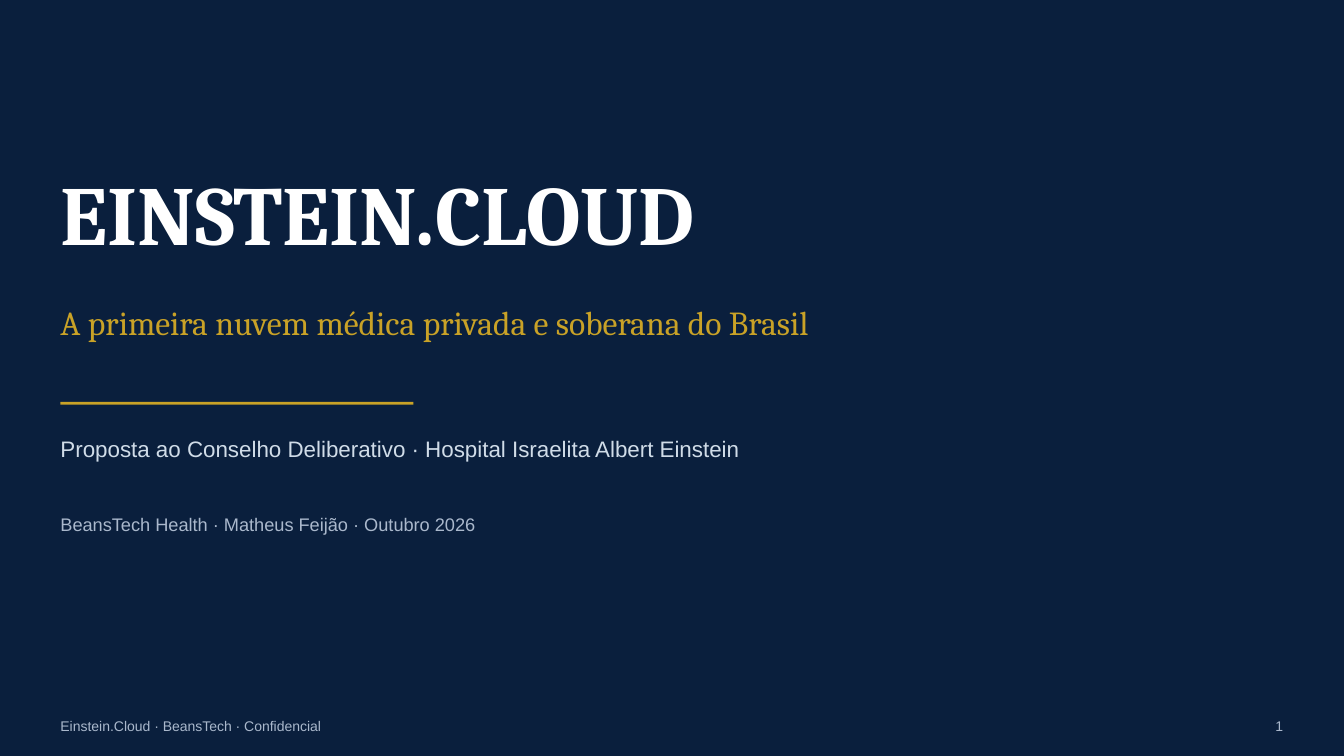
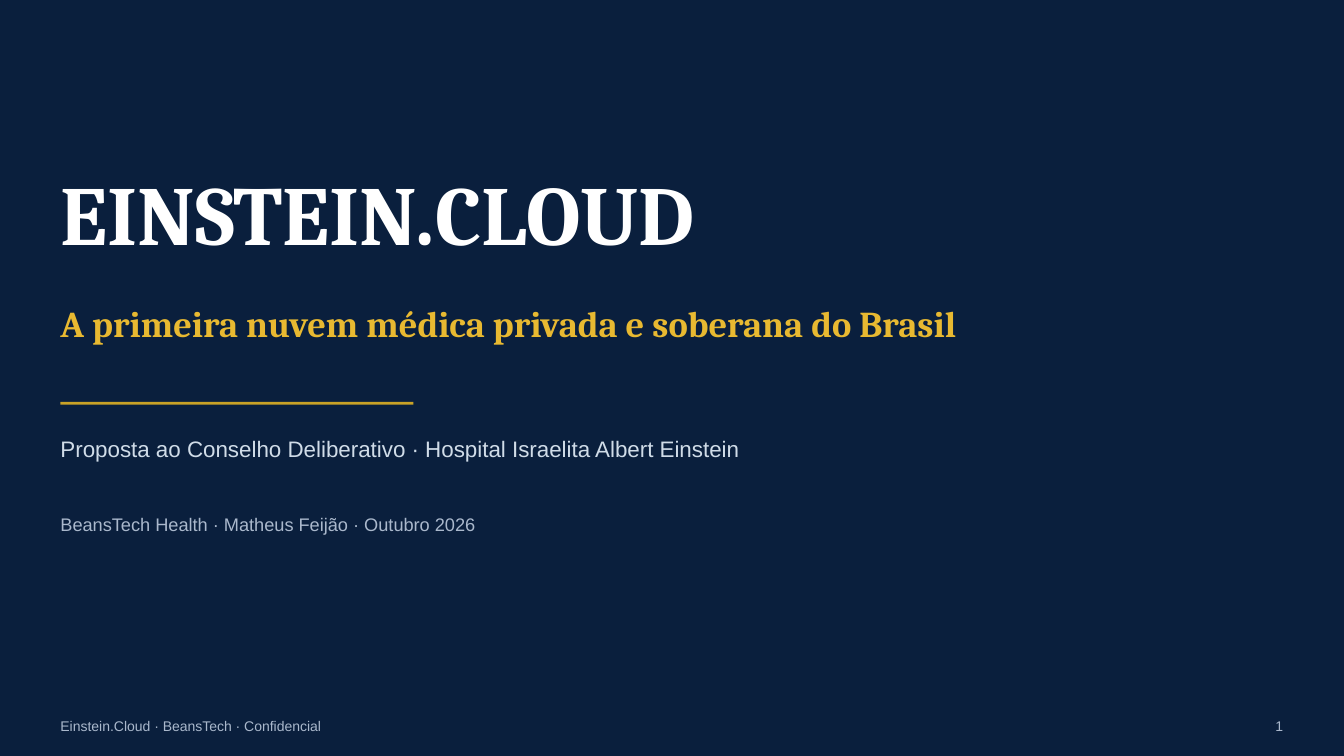
Before and after one commit to beanstechhub/healthtech-infra, a slide deck: slide 1 of apresentacoes/Einstein_Cloud_Apresentacao.pptx. Drawn at 1344x756 pixels with LibreOffice and Linux fonts; fonts in the diff are those of the drawing. Boxes give left, top, right and bottom in pixels: in the first picture for what was removed or moved away, otherwise in the second. Text is boxed around its words. In the diff, an @@ line names an element or a change of style, - is before the commit and + after.

```diff
--- a/apresentacoes/Einstein_Cloud_Apresentacao.pptx
+++ b/apresentacoes/Einstein_Cloud_Apresentacao.pptx
@@ text "A primeira nuvem médica privada ..." at (60,311,956,345): size 24 to 26 pt, text colour #C9A227 to #E8B931, bold on @@
```
Also in this commit, not shown: 1 other slide changed, 1 other file.
